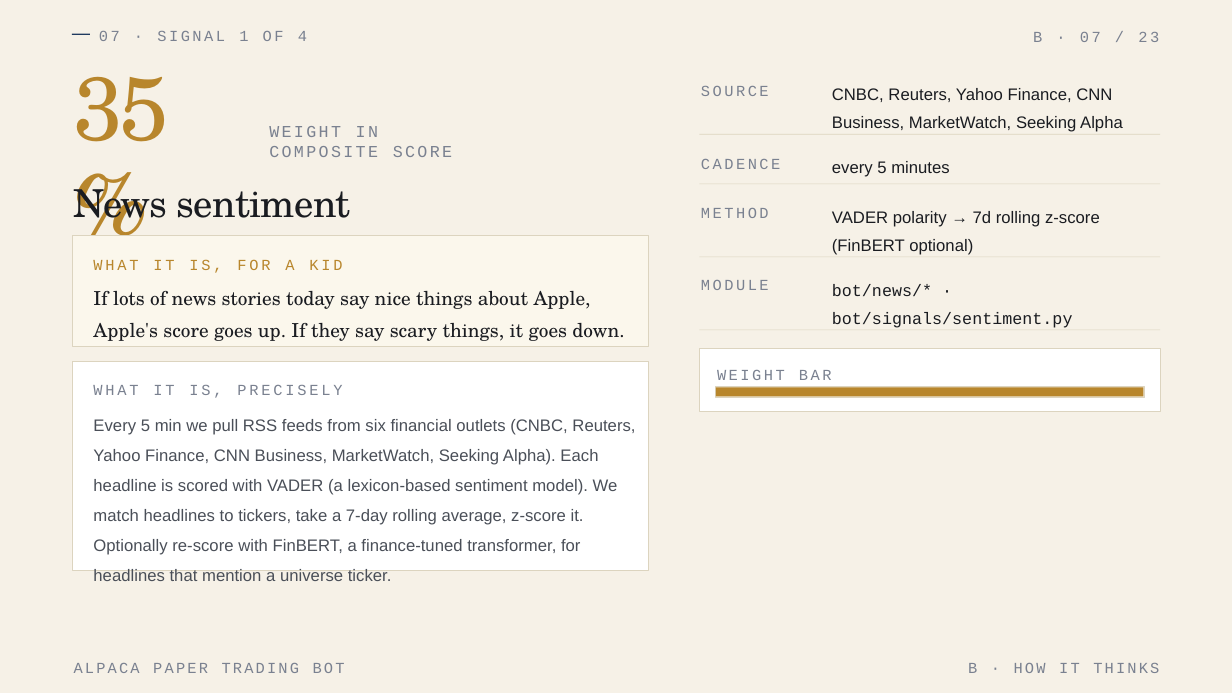
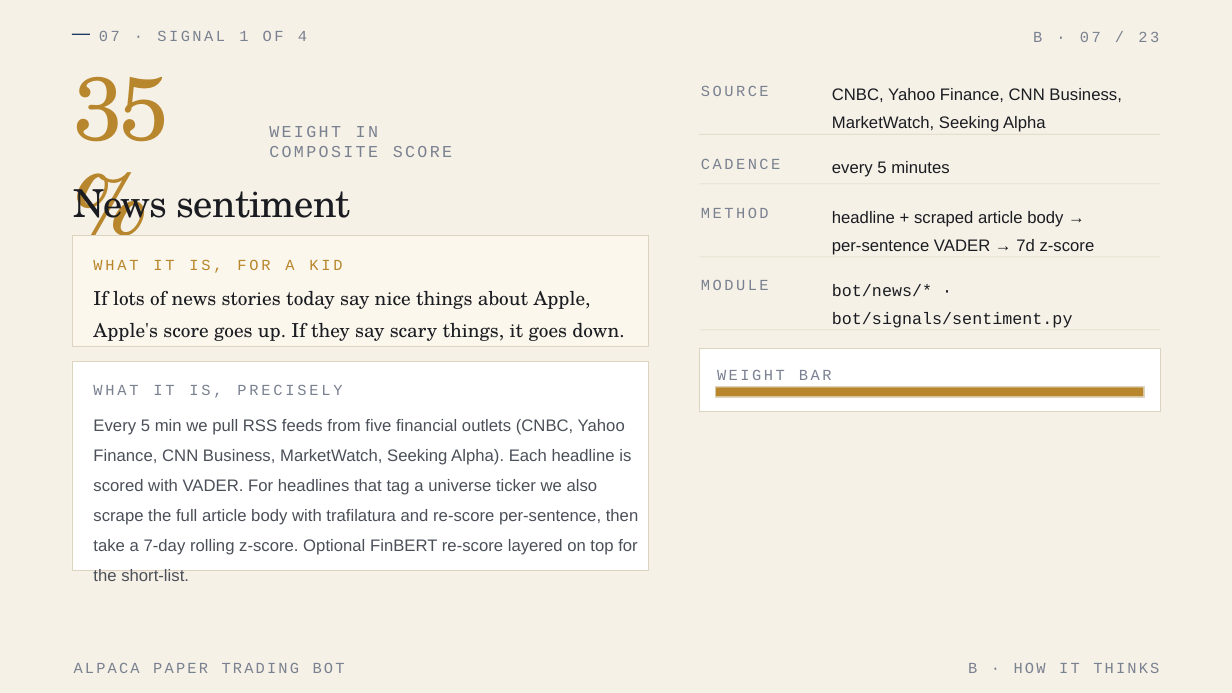
Before and after one commit to TheCromazone/alpaca-paper-bot, a slide deck: slide 7 of deck/Alpaca Bot Deck.pptx. Drawn at 1232x693 pixels with LibreOffice and Linux fonts; fonts in the diff are those of the drawing. Boxes give left, top, right and bottom in pixels: in the first picture for what was removed or moved away, otherwise in the second. Text is boxed around its words. In the diff, an @@ line names an element or a change of style, - is before the commit and + after.

```diff
--- a/deck/Alpaca Bot Deck.pptx
+++ b/deck/Alpaca Bot Deck.pptx
@@ text at (x1=832, y1=88, x2=1121, y2=132): text changed @@
-CNBC, Reuters, Yahoo Finance, CNN Business, MarketWatch, Seeking Alpha
+CNBC, Yahoo Finance, CNN Business, MarketWatch, Seeking Alpha
@@ text at (x1=832, y1=211, x2=1095, y2=255): text changed @@
-VADER polarity → 7d rolling z‑score (FinBERT optional)
+headline + scraped article body → per‑sentence VADER → 7d z‑score
@@ text at (x1=93, y1=419, x2=638, y2=555): text changed @@
-Every 5 min we pull RSS feeds from six financial outlets (CNBC, Reuters, Yahoo Finance, CNN Business, MarketWatch, Seeking Alpha). Each headline is scored with VADER (a lexicon‑based sentiment model). We match headlines to tickers, take a 7‑day rolling average, z‑score it. Optionally re‑score with FinBERT, a finance‑tuned transformer, for headlines that mention a universe ticker.
+Every 5 min we pull RSS feeds from five financial outlets (CNBC, Yahoo Finance, CNN Business, MarketWatch, Seeking Alpha). Each headline is scored with VADER. For headlines that tag a universe ticker we also scrape the full article body with trafilatura and re‑score per‑sentence, then take a 7‑day rolling z‑score. Optional FinBERT re‑score layered on top for the short‑list.
```
Also in this commit, not shown: 4 other slides changed, 9 other files.
